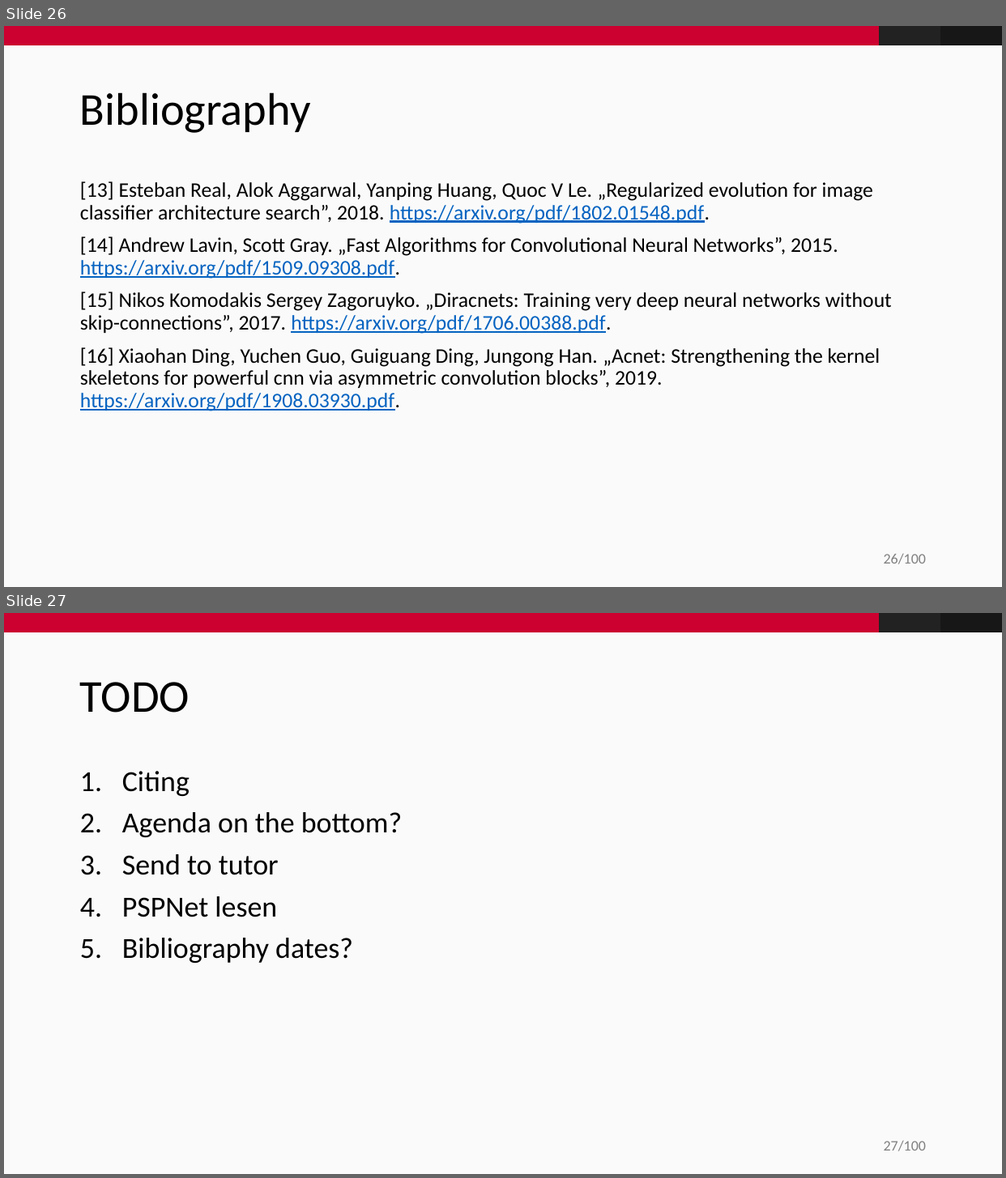
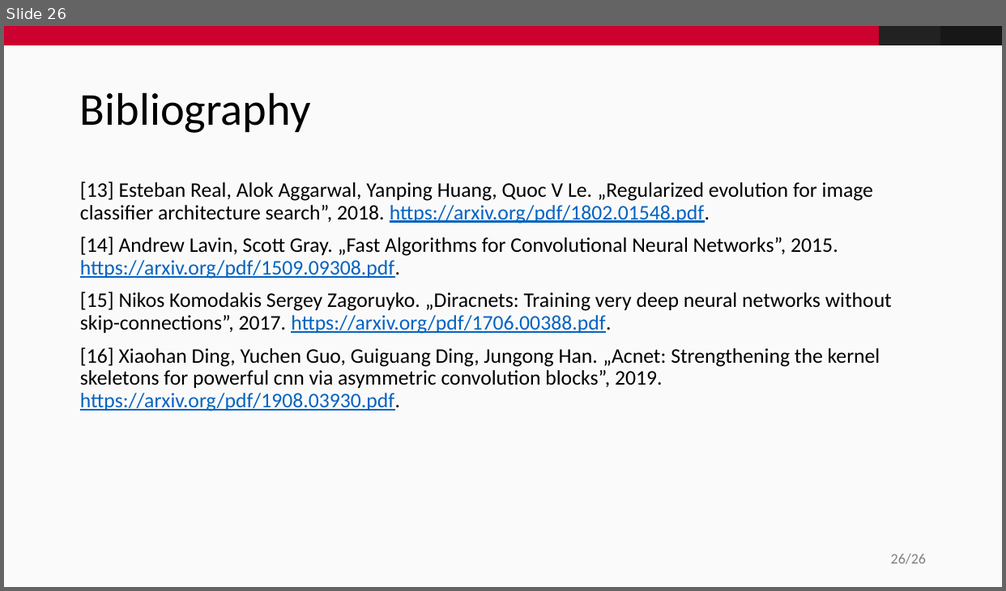
Before and after one commit to fidsusj/CVDL-Seminar, a slide deck: presentation/presentation.pptx. Shown one above the other, each under a label of ours: slides 26 and 27 before the commit, slide 26 after it. The pictures are 1006x1178 and 1006x591 pixels, drawn with LibreOffice and Linux fonts; fonts in the diff are those of the drawing; background and template pictures are left out. Boxes give left, top, right and bottom in pixels: in the first picture for what was removed or moved away, otherwise in the second. Text is boxed around its words. In the diff, an @@ line names an element or a change of style, - is before the commit and + after.

```diff
--- a/presentation/presentation.pptx
+++ b/presentation/presentation.pptx
@@ slide 27 removed at [4,613,1002,1174], background #FAFAFA; not listed: 4 template elements that a slide beside it also shows @@
@@ title removed at [80,682,189,713] @@
-TODO
@@ text removed at [122,771,402,963] @@
-1. Citing
-2. Agenda on the bottom?
-3. Send to tutor
-4. PSPNet lesen
-5. Bibliography dates?
@@ page number at [891,554,926,565]: text changed @@
-26/100
+26/26
```
Also in this commit, not shown: 5 slides changed.
